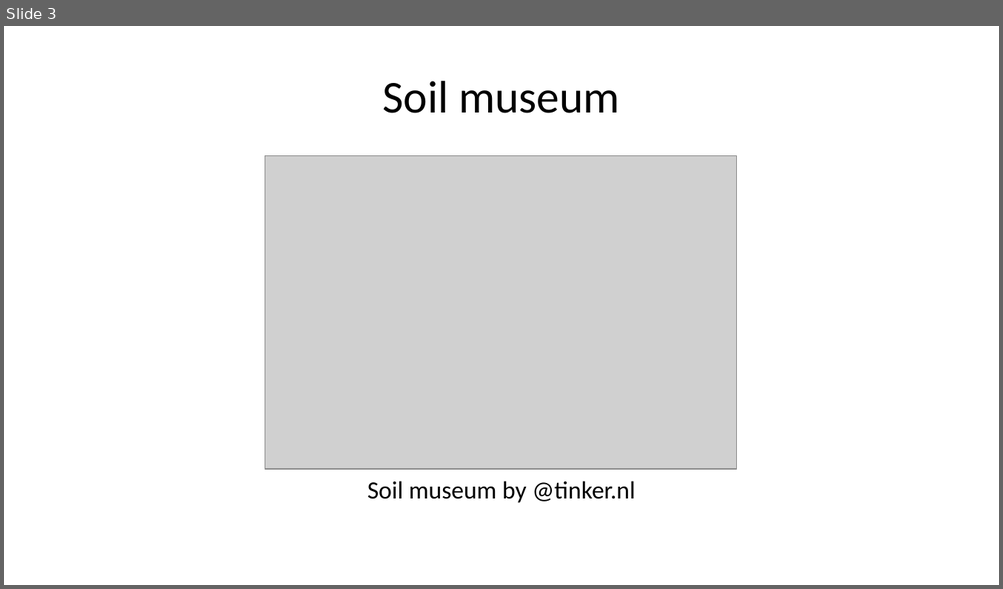
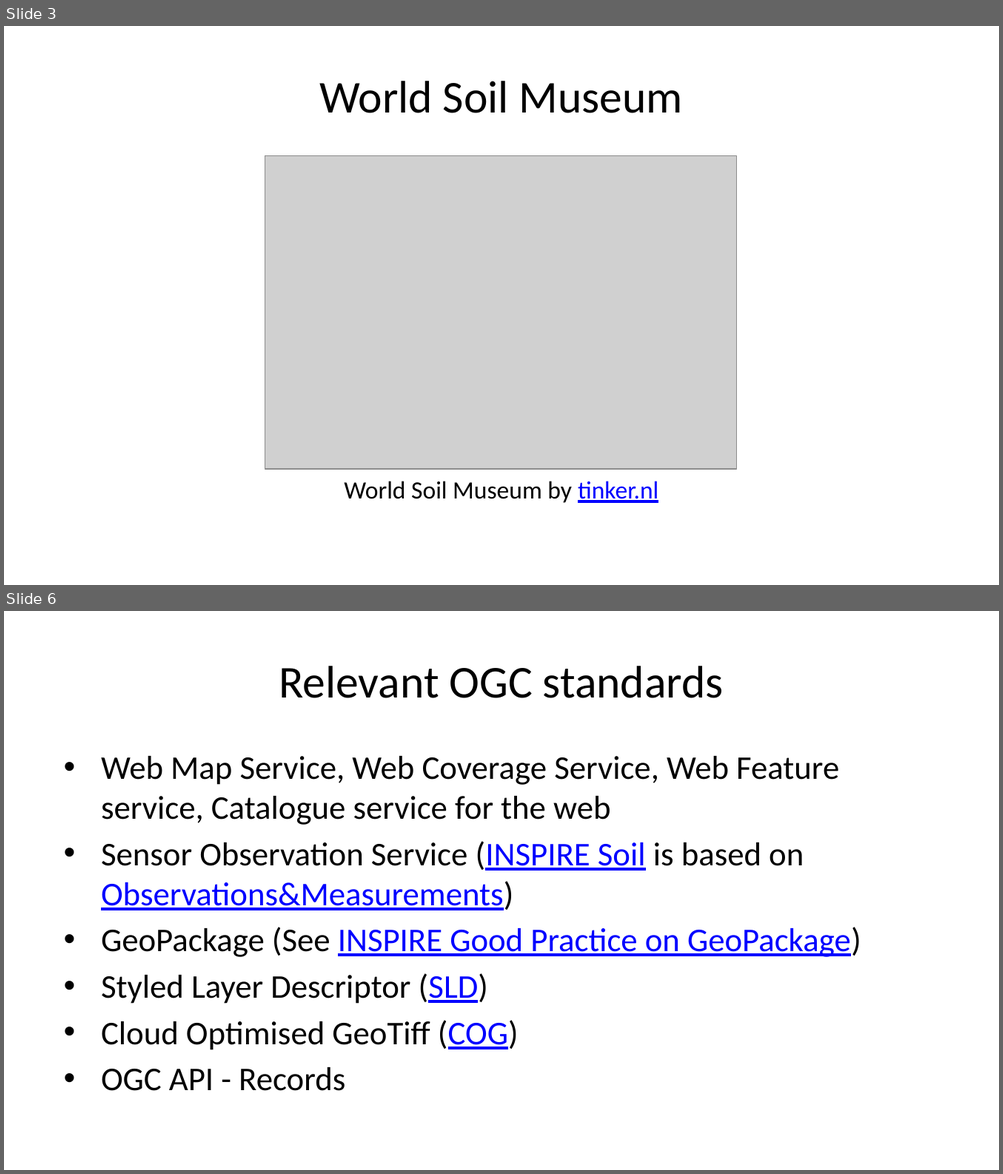
Before and after one commit to pvgenuchten/slides, a slide deck: slides/20250703-foss4gnl-opensource-at-isric.pptx. Shown one above the other, each under a label of ours: slide 3 before the commit, slides 3 and 6 after it; the slides between them are not shown. The pictures are 1003x589 and 1003x1174 pixels, drawn with LibreOffice and Linux fonts; fonts in the diff are those of the drawing; grey boxes stand for pictures. Boxes give left, top, right and bottom in pixels: in the first picture for what was removed or moved away, otherwise in the second. Text is boxed around its words. In the diff, an @@ line names an element or a change of style, - is before the commit and + after.

```diff
--- a/slides/20250703-foss4gnl-opensource-at-isric.pptx
+++ b/slides/20250703-foss4gnl-opensource-at-isric.pptx
@@ slide 6 added at bbox=[4, 611, 999, 1170], background #FFFFFF @@
@@ title added at bbox=[279, 666, 723, 698], 33 pt, text #000000 @@
+Relevant OGC standards
@@ text added at bbox=[101, 756, 861, 1091], 24 pt, text #000000 @@
+• Web Map Service, Web Coverage Service, Web Feature service, Catalogue service for the web
+• Sensor Observation Service (INSPIRE Soil is based on Observations&Measurements)
+• GeoPackage (See INSPIRE Good Practice on GeoPackage)
+• Styled Layer Descriptor (SLD)
+• Cloud Optimised GeoTiff (COG)
+• OGC API - Records
@@ slide 3 changed as well @@
@@ title at bbox=[320, 81, 683, 113]: text changed @@
-Soil museum
+World Soil Museum
@@ text at bbox=[344, 481, 658, 503]: text changed @@
-Soil museum by @tinker.nl
+World Soil Museum by tinker.nl
```
Also in this commit, not shown: 4 other slides changed, 12 other slides added, 36 slides removed, 8 other files.
